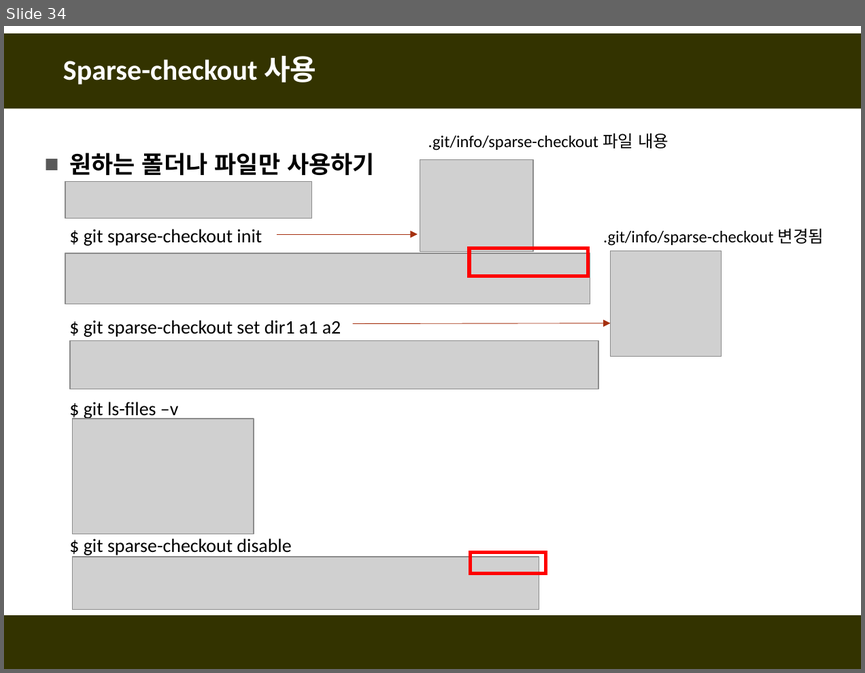
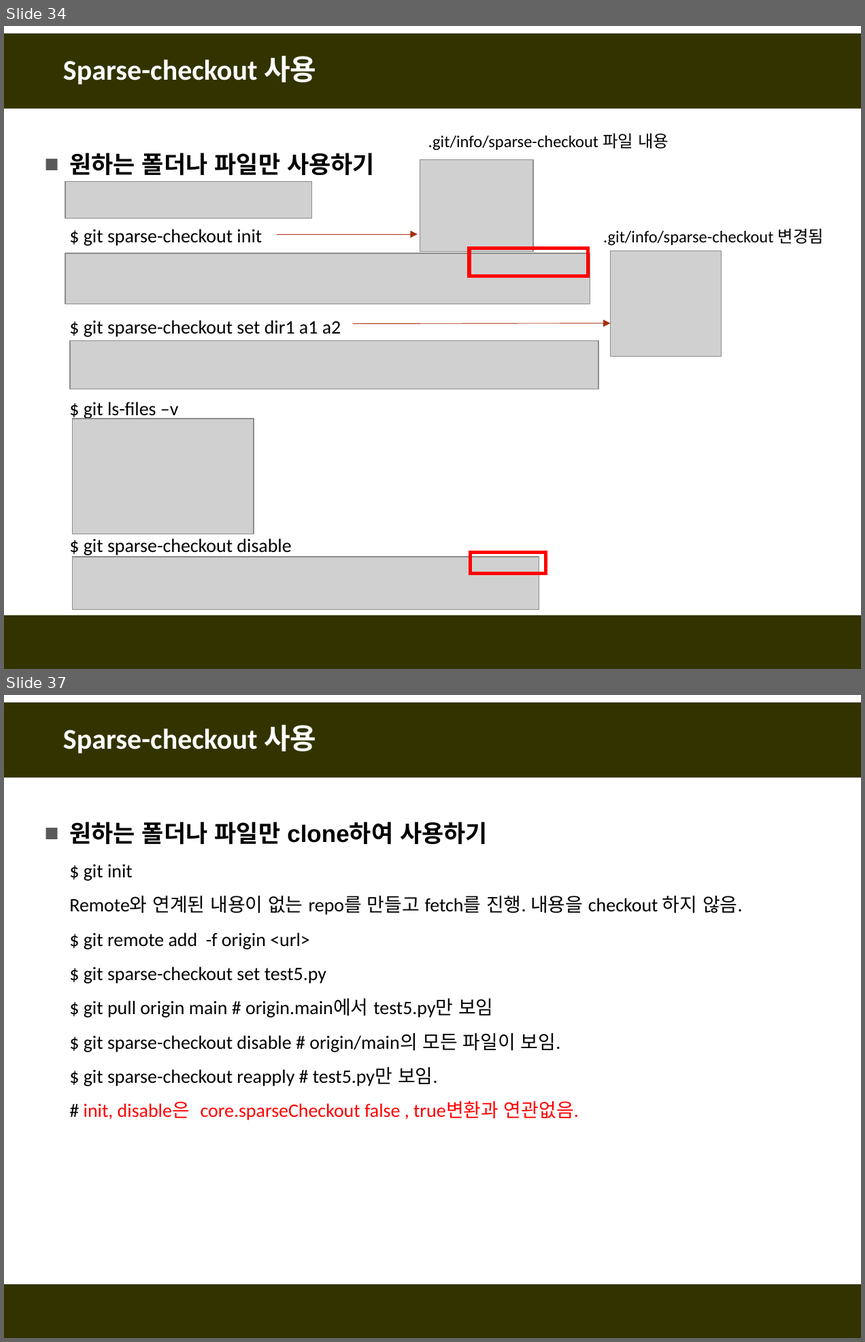
Before and after one commit to fasthill/github-lecture, a slide deck: git및github첫걸음11-명령어모음.pptx. Shown one above the other, each under a label of ours: slide 34 before the commit, slides 34 and 37 after it; the slides between them are not shown. The pictures are 865x673 and 865x1342 pixels, drawn with LibreOffice and Linux fonts; fonts in the diff are those of the drawing; grey boxes stand for pictures. Boxes give left, top, right and bottom in pixels: in the first picture for what was removed or moved away, otherwise in the second. Text is boxed around its words. In the diff, an @@ line names an element or a change of style, - is before the commit and + after.

```diff
--- a/git및github첫걸음11-명령어모음.pptx
+++ b/git및github첫걸음11-명령어모음.pptx
@@ slide 37 added at [4, 695, 861, 1338], background #FFFFFF; not listed: 2 template elements that a slide beside it also shows @@
@@ title added at [63, 724, 316, 753], 24 pt, text #FFFFFF, bold @@
+Sparse-checkout 사용
@@ text added at [69, 821, 742, 1120], 16 pt, text #000000 @@
+■ 원하는 폴더나 파일만 clone하여 사용하기
+  $ git init
+  Remote와 연계된 내용이 없는 repo를 만들고 fetch를 진행. 내용을 checkout 하지 않음.
+  $ git remote add -f origin <url>
+  $ git sparse-checkout set test5.py
+  $ git pull origin main # origin.main에서 test5.py만 보임
+  $ git sparse-checkout disable # origin/main의 모든 파일이 보임.
+  $ git sparse-checkout reapply # test5.py만 보임.
+  # init, disable은 core.sparseCheckout false , true변환과 연관없음.
```
Also in this commit, not shown: 2 slides changed, 2 other slides added.
